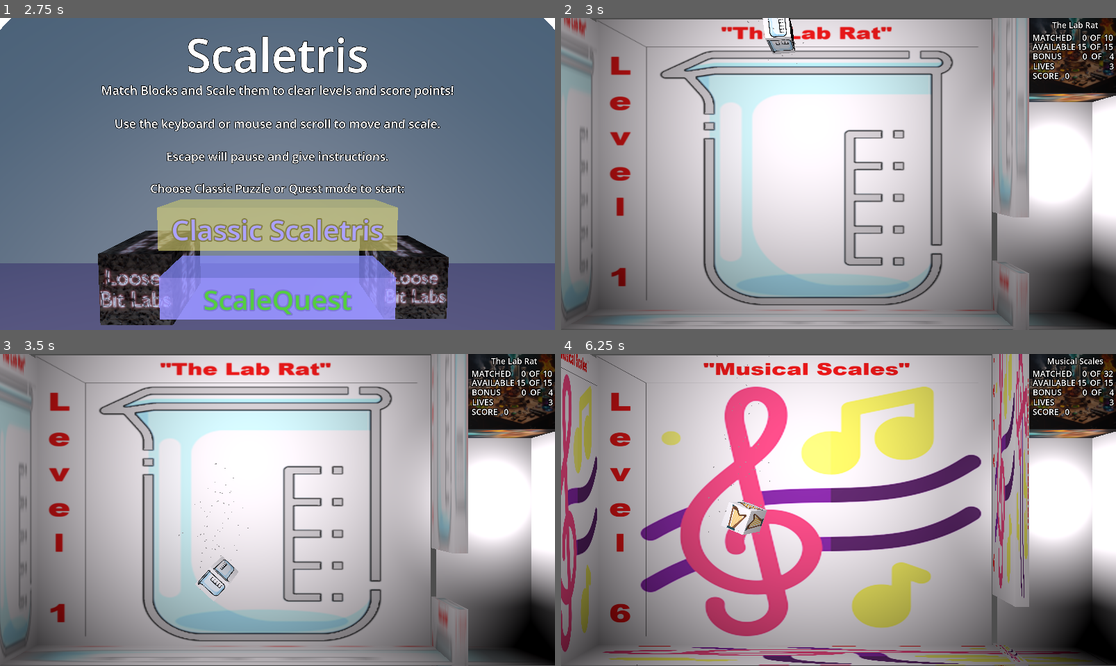
Above: before the commit, frames 1-4 (two rows, left to right).
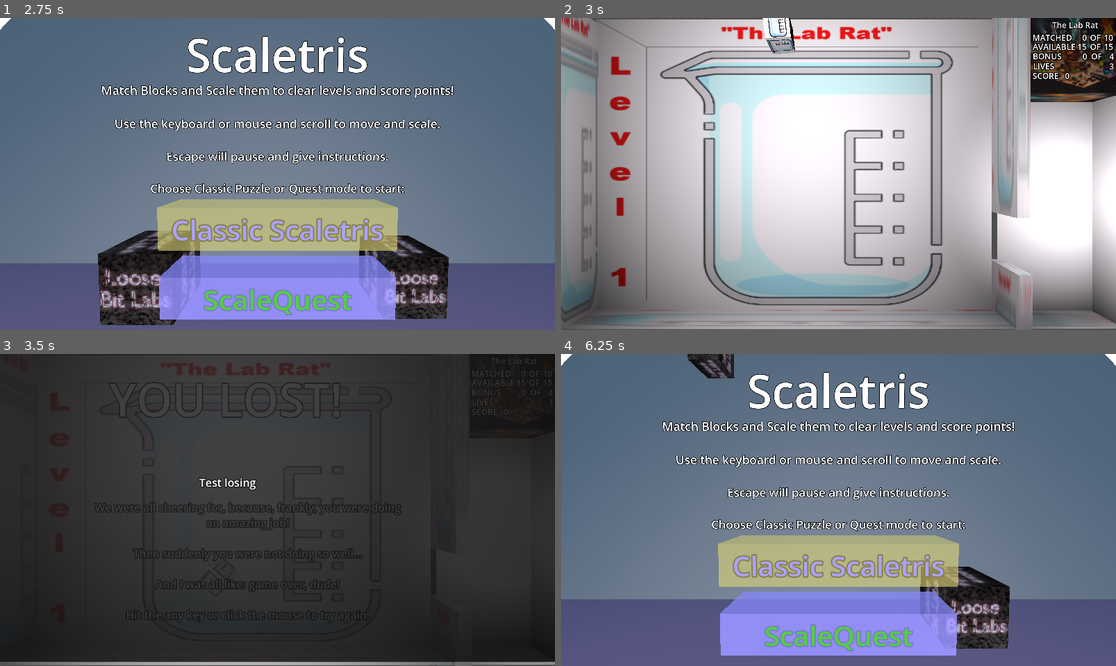
Above: after the commit, the same moments.

Repository: loose-bit-labs/scaletris
Game: Godot game, scene res://welcome.tscn
Same seed, same stepped clock (60 frames per second), same inputs: the game is played once before the commit and once after it. Sound files missing from this copy of the repository are replaced by a short silence.
Inputs (mouse positions are in pixels of both pictures, inside the frame that each line leads up to):
- Up to frame 1 (2.75 s): tap Enter (ui_accept) at 0.5, 0.77, 1.52 s; move the mouse to (399, 158) at 0.52 s; hold D (right) 0.53-1.28 s; tap L at 0.6, 1.35, 2.3 s; click (399, 158) at 0.67 s; move the mouse to (166, 189) at 1.27 s; hold S (down) 1.28-2.03 s; click (166, 189) at 1.42 s; move the mouse to (333, 105) at 2.02 s; hold D (right) from 2.03 s (still down); tap 1 at 2.1 s; click (333, 105) at 2.17 s
- Up to frame 2 (3 s): move the mouse to (810, 236) at 2.77 s; release D (right) at 2.78 s; hold Up (ui_up) from 2.78 s (still down); tap 2 at 2.85 s; click (810, 236) at 2.92 s
- Up to frame 3 (3.5 s): keep holding Up (ui_up); tap Enter (ui_accept) at 3.02 s; tap L at 3.05 s
- Up to frame 4 (6.25 s): move the mouse to (1005, 556) at 3.52 s; release Up (ui_up) at 3.53 s; hold A (left) 3.53-5.03 s; tap 3 at 3.6 s; click (1005, 556) at 3.67 s; tap Enter (ui_accept) at 3.77, 4.52, 6.02 s; tap L every 0.75 s from 3.8 to 6.05 s; tap P (pause) at 4.15 s; move the mouse to (672, 463) at 4.27 s; tap 4 at 4.35 s; click (672, 463) at 4.42 s; move the mouse to (866, 510) at 5.02 s; hold S (down) 5.03-5.78 s; tap 5 at 5.1 s; click (866, 510) at 5.17 s; move the mouse to (755, 432) at 5.77 s; hold D (right) from 5.78 s (still down); tap 6 at 5.85 s; click (755, 432) at 5.92 s

Frame 1 is identical in both runs. In frame 2, 12% of the frame differs, in the area x 0-100%, y 0-100%; in frame 3, 94%; in frame 4, 98%.

Commit message:
more audio, animation, and some bugfixes

Diff:
--- a/godot/block.gd
+++ b/godot/block.gd
@@ -7,6 +7,7 @@
 
 var particle_override = false
 @onready var particles = $RigidBody3D/GPUParticles3D
+@onready var redder = $RigidBody3D/RedParticles
 
 var shape : BoxShape3D = null
 var main = null
@@ -38,6 +39,7 @@
 	shape = collision.shape
 	show_particles(true, false)
 	add_to_group("blocks")
+	print(particles.draw_pass_1.material)
 
 # Called every frame. 'delta' is the elapsed time since the previous frame.
 func _process(delta):
@@ -116,6 +118,9 @@
 		particle_override = particle_override_
 	particles.emitting = value
 
+func go_red():
+	animationPlayer.play("redzoned")
+
 func move(force):
 	body.apply_central_force(force)
 
@@ -158,6 +163,7 @@
 	#print("removing ", entity.name)
 	box.set_material(entity[Fof.MATERIAL_COPY])
 	Fof.glow(box.material, glow_color, .3)
+	await get_tree().create_timer(randf()*.25).timeout
 	animationPlayer.play("remove") # TODO: make this less lame
 
 func _on_rigid_body_3d_body_entered(body_):
@@ -180,5 +186,10 @@
 func info():
 	return {"size":size, "position": body.position, "entity":entity.name, "type":entity.type, "sleeping":sleeping, "sleepyTime":sleepyTime, "in_bonus_zone":in_bonus_zone}
 
-func _on_animation_player_animation_finished(_anim_name):
-	main.remove_child(self)
+func _on_animation_player_animation_finished(anim_name):
+	if "remove" == anim_name:
+		main.remove_child(self)
+
+func _on_red_particles_visibility_changed():
+	redder.emitting = redder.is_visible_in_tree()
+	print("RED ", redder.emitting)
--- a/godot/block.tscn
+++ b/godot/block.tscn
@@ -1,6 +1,7 @@
-[gd_scene load_steps=11 format=3 uid="uid://7ahqkm7byqyf"]
+[gd_scene load_steps=17 format=3 uid="uid://7ahqkm7byqyf"]
 
 [ext_resource type="Script" path="res://block.gd" id="1_3u4cw"]
+[ext_resource type="AudioStream" uid="uid://d0l0i1l5je6qt" path="res://audio/fx/506545__matrixxx__pop-02.wav" id="3_c7r2v"]
 
 [sub_resource type="BoxShape3D" id="BoxShape3D_2w4y5"]
 
@@ -37,7 +38,25 @@
 sub_emitter_frequency = 16.1
 sub_emitter_keep_velocity = true
 
+[sub_resource type="StandardMaterial3D" id="StandardMaterial3D_k2by3"]
+albedo_color = Color(0.913725, 0.792157, 0.454902, 1)
+metallic = 0.39
+emission_enabled = true
+emission = Color(0.941176, 0.878431, 0, 1)
+emission_energy_multiplier = 1.58
+
+[sub_resource type="PlaneMesh" id="PlaneMesh_u1fuk"]
+material = SubResource("StandardMaterial3D_k2by3")
+size = Vector2(0.04, 0.04)
+
+[sub_resource type="StandardMaterial3D" id="StandardMaterial3D_2unxg"]
+albedo_color = Color(0.972549, 0.235294, 0.12549, 1)
+metallic = 0.24
+emission_enabled = true
+emission = Color(0.933333, 0, 0, 1)
+
 [sub_resource type="PlaneMesh" id="PlaneMesh_oshci"]
+material = SubResource("StandardMaterial3D_2unxg")
 size = Vector2(0.022, 0.033)
 orientation = 2
 
@@ -109,10 +128,55 @@
 "update": 0,
 "values": [Vector3(1, 1, 1), Vector3(1.2, 1.2, 1.2), Vector3(0.5, 0.5, 0.5), Vector3(0.2, 0.2, 0.2), Vector3(0.1, 0.1, 0.1)]
 }
+tracks/4/type = "audio"
+tracks/4/imported = false
+tracks/4/enabled = true
+tracks/4/path = NodePath("AudioStreamPlayer3D")
+tracks/4/interp = 1
+tracks/4/loop_wrap = true
+tracks/4/keys = {
+"clips": [{
+"end_offset": 0.0,
+"start_offset": 0.0,
+"stream": ExtResource("3_c7r2v")
+}, {
+"end_offset": 0.0,
+"start_offset": 0.0,
+"stream": ExtResource("3_c7r2v")
+}],
+"times": PackedFloat32Array(0, 0.5)
+}
+tracks/4/use_blend = true
+
+[sub_resource type="Animation" id="Animation_u056l"]
+resource_name = "redzoned"
+length = 2.0
+tracks/0/type = "method"
+tracks/0/imported = false
+tracks/0/enabled = true
+tracks/0/path = NodePath("RigidBody3D/RedParticles")
+tracks/0/interp = 1
+tracks/0/loop_wrap = true
+tracks/0/keys = {
+"times": PackedFloat32Array(0, 2),
+"transitions": PackedFloat32Array(1, 1),
+"values": [{
+"args": [],
+"method": &"show"
+}, {
+"args": [],
+"method": &"hide"
+}]
+}
+
+[sub_resource type="Animation" id="Animation_nyjon"]
+resource_name = "nothing"
 
 [sub_resource type="AnimationLibrary" id="AnimationLibrary_4ghug"]
 _data = {
 "RESET": SubResource("Animation_o7ji1"),
+"nothing": SubResource("Animation_nyjon"),
+"redzoned": SubResource("Animation_u056l"),
 "remove": SubResource("Animation_tjwl4")
 }
 
@@ -143,6 +207,18 @@
 transform_align = 2
 trail_lifetime = 0.4
 process_material = SubResource("ParticleProcessMaterial_ke5vg")
+draw_pass_1 = SubResource("PlaneMesh_u1fuk")
+
+[node name="RedParticles" type="GPUParticles3D" parent="RigidBody3D"]
+visible = false
+amount = 256
+lifetime = 0.18
+preprocess = 0.05
+speed_scale = 0.77
+fixed_fps = 22
+transform_align = 2
+trail_lifetime = 0.4
+process_material = SubResource("ParticleProcessMaterial_ke5vg")
 draw_pass_1 = SubResource("PlaneMesh_oshci")
 
 [node name="AnimationPlayer" type="AnimationPlayer" parent="."]
@@ -150,7 +226,12 @@
 "": SubResource("AnimationLibrary_4ghug")
 }
 
+[node name="AudioStreamPlayer3D" type="AudioStreamPlayer3D" parent="."]
+stream = ExtResource("3_c7r2v")
+volume_db = -8.8
+
 [connection signal="body_entered" from="RigidBody3D" to="." method="_on_rigid_body_3d_body_entered"]
 [connection signal="body_shape_entered" from="RigidBody3D" to="." method="_on_rigid_body_3d_body_shape_entered"]
 [connection signal="sleeping_state_changed" from="RigidBody3D" to="." method="_on_rigid_body_3d_sleeping_state_changed"]
+[connection signal="visibility_changed" from="RigidBody3D/RedParticles" to="." method="_on_red_particles_visibility_changed"]
 [connection signal="animation_finished" from="AnimationPlayer" to="." method="_on_animation_player_animation_finished"]
--- a/godot/fxAudio.gd
+++ b/godot/fxAudio.gd
@@ -11,6 +11,7 @@
 const CLASH = "clash"
 const CLASH2 = "clash2"
 const OUCH = "ouch"
+const MISMATCH = "mismatch"
 
 @export var muted = false
 
@@ -22,6 +23,7 @@
 	CLASH: {CLIP:load("res://audio/fx/clash.mp3")},
 	CLASH2: {CLIP:load("res://audio/fx/clash2.mp3"),VOLUME:13.31},
 	OUCH: {CLIP:load("res://audio/fx/ouch.mp3"), VOLUME:13.31 },
+	MISMATCH: {CLIP:load("res://audio/fx/253174__suntemple__retro-you-lose-sfx.mp3"), VOLUME:13.31 },
 }
 
 # Called when the node enters the scene tree for the first time.
--- a/godot/gameOver.gd
+++ b/godot/gameOver.gd
@@ -4,11 +4,14 @@
 
 func _input(event):
 	if interactable and (event is InputEventMouseButton or event is InputEventKey) and event.pressed:
+		print("changing...")
+		self.hide()
 		get_tree().change_scene_to_file("res://welcome.tscn")
-		self.hide()
+		print("changed")
 
 func _on_visibility_changed():
 	if is_visible():
 		await get_tree().create_timer(2.0).timeout
 		interactable = true
-		print("win: you can go on")
+		print("you can go on")
+		get_tree().paused = false
--- a/godot/main.gd
+++ b/godot/main.gd
@@ -46,6 +46,7 @@
 @onready var explain_levelled = $Informatica/Paused/LevelledExplanation
 
 @onready var camera = $Camera3D
+@onready var player = $AnimationPlayer
 
 # note: these are set by level difficulty
 var gravity = .25
@@ -315,6 +316,7 @@
 	pauser.show()
 	level_up_please = true
 
+
 func _post_level_text(sweet:bool):
 	var diff = score - score_before
 	var collected = "You collected %d points, your total score is now %d." %[diff, score]
@@ -330,6 +332,7 @@
 				score = score + 50
 		else:
 			pause_title.text = "Bonus Timer Ran Out! ⌛"
+			player.play("lost_level")
 		explain_levelled.text = lived
 		return
 
@@ -341,12 +344,14 @@
 		if required_bonus_count:
 			if bonus_count < required_bonus_count:
 				lines.append("Unfortunately, you didn't make the Bonus Layer.")
+				player.play("lost_level")
 			else:
 				lines.append("You qualified for the Bonus Layer!")
 		explain_levelled.text = "\n".join(lines)
 	else:
 		pause_title.text = "Bummer... 😭"
 		explain_levelled.text = "You failed Level " + level.name.replace("_", " ")
+		player.play("lost_level")
 
 func _in_the_bed(sweet:bool):
 	if sweet:
@@ -368,7 +373,7 @@
 func _on_paused_visibility_changed():
 	if level_up_please and not pauser.is_visible_in_tree():
 		level_up_please = false
-		if required_bonus_count and bonus_count < required_bonus_count:
+		if not is_bonus_level and required_bonus_count and bonus_count < required_bonus_count:
 			_load_level(2 + current_level)
 		else:
 			_load_level(1 + current_level)
@@ -478,12 +483,17 @@
 		KEY_7: _load_level(12) # ...
 		KEY_8: _load_level(14) # ...
 		KEY_9: _load_level(16) # win
+		KEY_L: _go_lose()
 		KEY_B: _bonus_hack()
 		KEY_N: _next_level(true)
 		KEY_Q: _show_blocks()
 		KEY_I: _tmi()
 		KEY_X: _auto_match()
 		KEY_Z: _toggle_helper()
+
+func _go_lose():
+	lives = 0
+	_on_level_over(true, "Test losing")
 
 func _bonus_hack():
 	bonus_force = true
@@ -628,17 +638,18 @@
 	if lost:
 		lives = lives - 1
 		if lives <= 0:
-			#TODO: play loser sound
 			#{If lives = 0} You just lost your last life and have been "scaled to Zero". Wanna try again?
+			player.play("game_over")
 			game_over = true
 			u_lose.show()
 		else:
-			#TODO: play dead sound
+
+			player.play("lost_level")
 			if dev_mode:
 				print("You are still alive, so restart level")
 			_load_level(current_level)
 	else:
-		#TODO: play winner sound
+		player.play("victory")
 		game_over = true
 		u_win.show()
 
@@ -766,8 +777,11 @@
 
 func _missed(primary, others, _blocks):
 	print("missed ", primary.entity, " and ", others.size(), " others")
-	fxAudio.play_fx(fxAudio.BELL2)
+	fxAudio.play_fx(fxAudio.MISMATCH)
 	missed_count = missed_count + 1
+	primary.go_red()
+	for o in others:
+		o.go_red()
 	_update_status()
 
 ###################################################################################################
@@ -783,10 +797,15 @@
 
 ###################################################################################################
 
+var last_hit = 0
+const hit_wait = .25
 func on_collision(_block,body):
 	if body.name == "frontwall" || body.name == "backwall":
 		return
-	fxAudio.play_tonk()
+	var now = Time.get_unix_time_from_system()
+	if now - last_hit > hit_wait:
+		fxAudio.play_tonk()
+		last_hit = now
 
 func _get_blocks():
 	return get_tree().get_nodes_in_group("blocks")
--- a/godot/main.tscn
+++ b/godot/main.tscn
@@ -9,6 +9,9 @@
 [ext_resource type="Script" path="res://paused.gd" id="4_t7pre"]
 [ext_resource type="Texture2D" uid="uid://bkt0ed631cr3n" path="res://images/bg/work_bench.png" id="4_whk3h"]
 [ext_resource type="Script" path="res://gameOver.gd" id="5_510jg"]
+[ext_resource type="AudioStream" uid="uid://dkllsilygbwcr" path="res://audio/fx/162465__kastenfrosch__lostitem.mp3" id="8_elshh"]
+[ext_resource type="AudioStream" uid="uid://dvr5hkhjopfgj" path="res://audio/fx/76376__deleted_user_877451__game_over.wav" id="9_g62sf"]
+[ext_resource type="AudioStream" uid="uid://dckrwuvayw604" path="res://audio/music/victory-epic-music-155790.mp3" id="10_ponel"]
 
 [sub_resource type="BoxShape3D" id="BoxShape3D_m4gtk"]
 size = Vector3(12.623, 0.0489651, 2.85168)
@@ -87,9 +90,84 @@
 [sub_resource type="Animation" id="Animation_6jj5w"]
 resource_name = "remove_block"
 
+[sub_resource type="Animation" id="Animation_sxkyo"]
+resource_name = "lost_level"
+length = 2.0
+tracks/0/type = "audio"
+tracks/0/imported = false
+tracks/0/enabled = true
+tracks/0/path = NodePath("fxAudio")
+tracks/0/interp = 1
+tracks/0/loop_wrap = true
+tracks/0/keys = {
+"clips": [{
+"end_offset": 0.0,
+"start_offset": 0.0,
+"stream": ExtResource("8_elshh")
+}],
+"times": PackedFloat32Array(0)
+}
+tracks/0/use_blend = true
+
+[sub_resource type="Animation" id="Animation_h5nmj"]
+resource_name = "game_over"
+length = 1.5
+tracks/0/type = "audio"
+tracks/0/imported = false
+tracks/0/enabled = true
+tracks/0/path = NodePath("fxAudio")
+tracks/0/interp = 1
+tracks/0/loop_wrap = true
+tracks/0/keys = {
+"clips": [{
+"end_offset": 0.0,
+"start_offset": 0.0,
+"stream": ExtResource("9_g62sf")
+}],
+"times": PackedFloat32Array(0)
+}
+tracks/0/use_blend = true
+tracks/1/type = "audio"
+tracks/1/imported = false
+tracks/1/enabled = true
+tracks/1/path = NodePath("mainAudio")
+tracks/1/interp = 1
+tracks/1/loop_wrap = true
+tracks/1/keys = {
+"clips": [{
+"end_offset": 0.0,
+"start_offset": 0.0,
+"stream": ExtResource("8_elshh")
+}],
+"times": PackedFloat32Array(0.3)
+}
+tracks/1/use_blend = true
+
+[sub_resource type="Animation" id="Animation_hl4j6"]
+resource_name = "victory"
+length = 100.0
+tracks/0/type = "audio"
+tracks/0/imported = false
+tracks/0/enabled = true
+tracks/0/path = NodePath("mainAudio")
+tracks/0/interp = 1
+tracks/0/loop_wrap = true
+tracks/0/keys = {
+"clips": [{
+"end_offset": 0.0,
+"start_offset": 0.0,
+"stream": ExtResource("10_ponel")
+}],
+"times": PackedFloat32Array(-0.4)
+}
+tracks/0/use_blend = true
+
 [sub_resource type="AnimationLibrary" id="AnimationLibrary_pcy84"]
 _data = {
-"remove_block": SubResource("Animation_6jj5w")
+"game_over": SubResource("Animation_h5nmj"),
+"lost_level": SubResource("Animation_sxkyo"),
+"remove_block": SubResource("Animation_6jj5w"),
+"victory": SubResource("Animation_hl4j6")
 }
 
 [sub_resource type="StandardMaterial3D" id="StandardMaterial3D_sn4my"]
@@ -142,7 +220,7 @@
 
 [node name="Box" type="CSGBox3D" parent="Board/leftwall"]
 transform = Transform3D(1, 0, 0, 0, 1, 0, 0, 0, 1, -0.129344, 3.242, 0)
-size = Vector3(0.892651, 6.4109, 0.513722)
+size = Vector3(1.13619, 6.4109, 0.513722)
 material = SubResource("StandardMaterial3D_iyodj")
 
 [node name="rightwall" type="StaticBody3D" parent="Board"]
@@ -154,7 +232,7 @@
 
 [node name="Box" type="CSGBox3D" parent="Board/rightwall/bottomBox"]
 transform = Transform3D(-4.37114e-08, 1, 0, -1, -4.37114e-08, 0, 0, 0, 1, 0, 0, 0)
-size = Vector3(0.260181, 0.589586, 6.38228)
+size = Vector3(0.260181, 0.744547, 6.38228)
 material = SubResource("StandardMaterial3D_ntdjv")
 
 [node name="topBox" type="CollisionShape3D" parent="Board/rightwall"]
@@ -163,7 +241,7 @@
 
 [node name="Box" type="CSGBox3D" parent="Board/rightwall/topBox"]
 transform = Transform3D(-4.37114e-08, 1, 0, 4.37114e-08, 1.91069e-15, -1, -1, -4.37114e-08, -4.37114e-08, 0, -8.75771, 0)
-size = Vector3(0.260181, 0.589586, 6.38228)
+size = Vector3(0.260181, 0.656515, 6.38228)
 material = SubResource("StandardMaterial3D_ntdjv")
 
 [node name="frontwall" type="StaticBody3D" parent="Board"]
@@ -299,7 +377,7 @@
 
 [node name="Box" type="CSGBox3D" parent="Board/farrightwall"]
 transform = Transform3D(1, 0, 0, 0, 1, 0, 0, 0, 1, 0.004, 0, 0)
-size = Vector3(0.537812, 6.34213, 0.332784)
+size = Vector3(0.661206, 6.34213, 0.332784)
 material = SubResource("StandardMaterial3D_ntdjv")
 
 [node name="CollisionShape3D" type="CollisionShape3D" parent="Board/farrightwall"]
@@ -330,7 +408,7 @@
 shape = SubResource("BoxShape3D_kfsqm")
 
 [node name="mainAudio" type="AudioStreamPlayer3D" parent="."]
-volume_db = -8.8
+volume_db = -11.11
 script = ExtResource("3_d7c1v")
 
 [node name="fxAudio" type="AudioStreamPlayer3D" parent="."]
@@ -351,9 +429,9 @@
 }
 
 [node name="OmniLight3D2" type="OmniLight3D" parent="."]
-transform = Transform3D(1, 0, 0, 0, 1, 0, 0, 0, 1, 4.6089, 3.28297, 0)
+transform = Transform3D(1, 0, 0, 0, 1, 0, 0, 0, 1, 4.94953, 2.56823, 1.02052)
 light_intensity_lumens = 100.0
-omni_range = 2.50582
+omni_range = 3.2062
 
 [node name="Informatica" type="Node3D" parent="."]
 
@@ -437,7 +515,7 @@
 [node name="Win" type="CSGBox3D" parent="Informatica"]
 transform = Transform3D(1, 0, 0, 0, 1, 0, 0, 0, 1, -0.8047, 3.14299, 1.26077)
 visible = false
-size = Vector3(6.72748, 4.61145, 0.19972)
+size = Vector3(12.5754, 4.61145, 0.19972)
 material = SubResource("StandardMaterial3D_sn4my")
 script = ExtResource("5_510jg")
 
@@ -461,7 +539,7 @@
 [node name="Lose" type="CSGBox3D" parent="Informatica"]
 transform = Transform3D(1, 0, 0, 0, 1, 0, 0, 0, 1, -0.861677, 3.14299, 1.26077)
 visible = false
-size = Vector3(6.79585, 4.61145, 0.0492058)
+size = Vector3(12.6903, 4.61145, 0.0492058)
 material = SubResource("StandardMaterial3D_sn4my")
 script = ExtResource("5_510jg")
 
Not shown, added: godot/audio/fx/162465__kastenfrosch__lostitem.mp3.import
Not shown, added: godot/audio/fx/253174__suntemple__retro-you-lose-sfx.mp3.import
Not shown, added: godot/audio/fx/506545__matrixxx__pop-02.wav.import
Not shown, added: godot/audio/fx/76376__deleted_user_877451__game_over.wav.import
Not shown, added: godot/audio/music/victory-epic-music-155790.mp3.import
Not shown: 1 places in godot/main.tscn that only renumber resources
Not shown, changed: CREDITS.md
Not shown, added: godot/audio/fx/162465__kastenfrosch__lostitem.mp3
Not shown, added: godot/audio/fx/253174__suntemple__retro-you-lose-sfx.mp3
Not shown, added: godot/audio/fx/506545__matrixxx__pop-02.wav
Not shown, added: godot/audio/fx/76376__deleted_user_877451__game_over.wav
Not shown, added: godot/audio/music/victory-epic-music-155790.mp3
